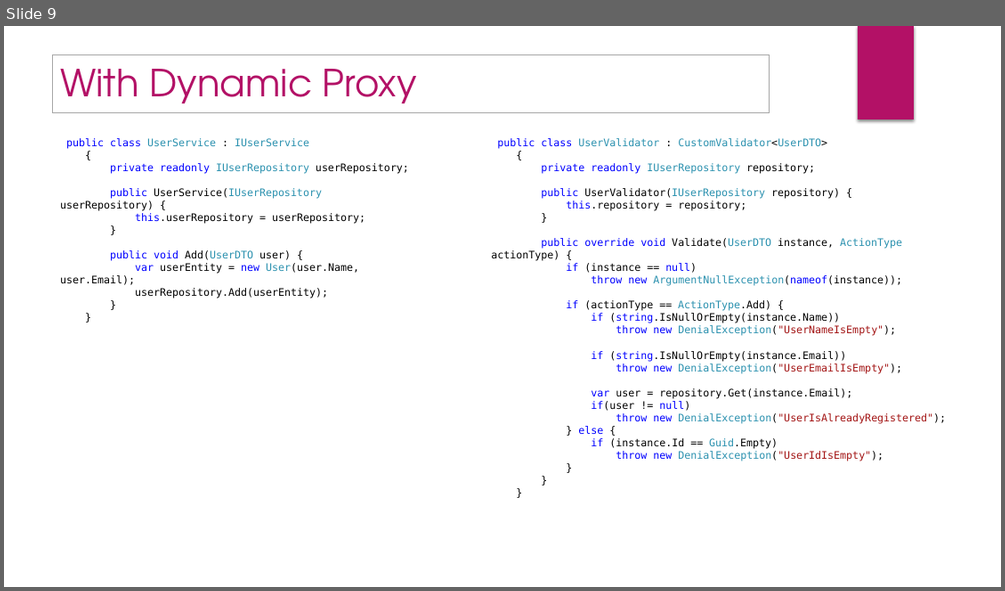
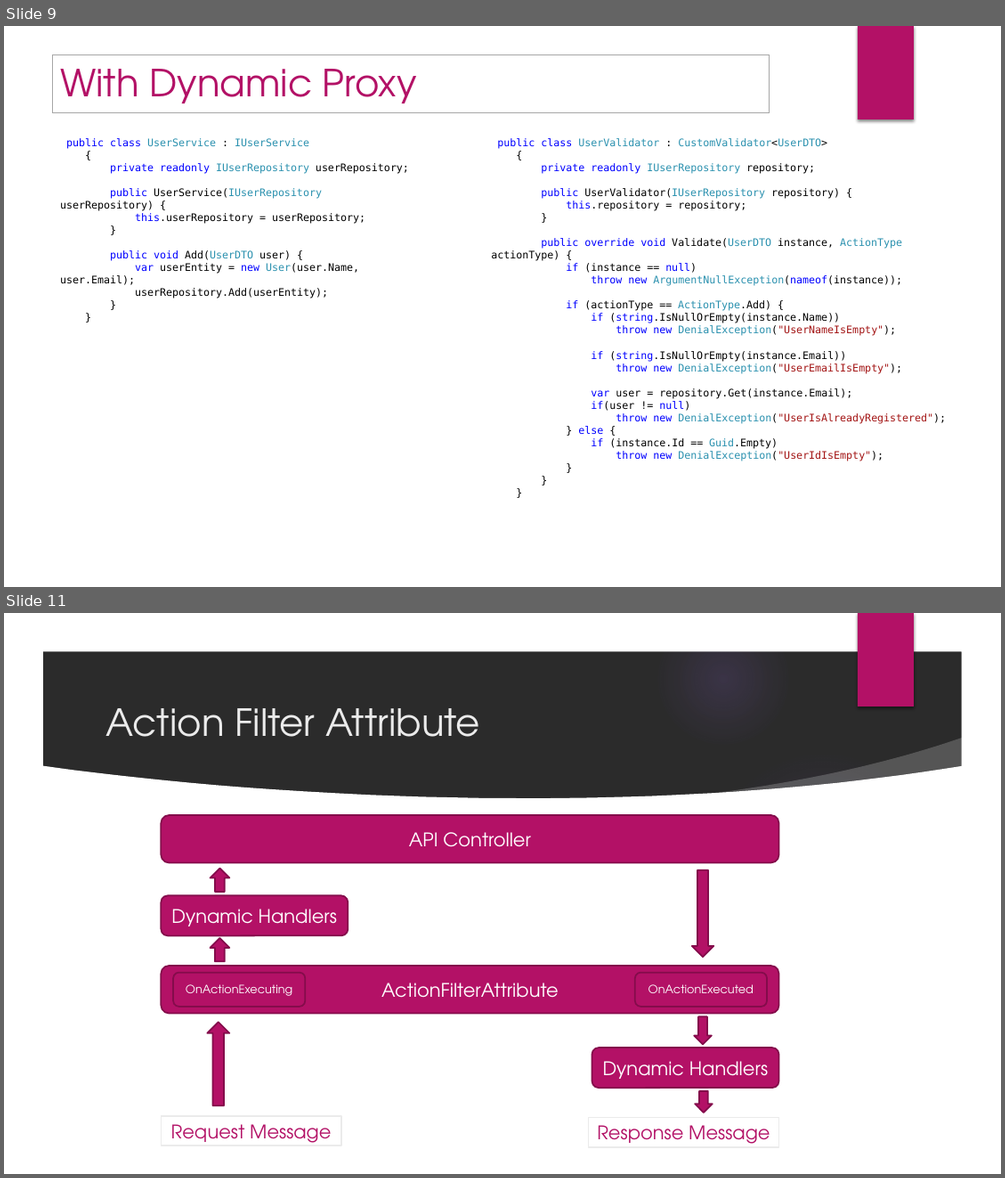
Before and after one commit to tugrulelmas/AopSample, a slide deck: Aop.pptx. Shown one above the other, each under a label of ours: slide 9 before the commit, slides 9 and 11 after it; the slides between them are not shown. The pictures are 1005x591 and 1005x1178 pixels, drawn with LibreOffice and Linux fonts; fonts in the diff are those of the drawing; background and template pictures are left out; a plain dark background stands for a picture behind light text. Boxes give left, top, right and bottom in pixels: in the first picture for what was removed or moved away, otherwise in the second. Text is boxed around its words. In the diff, an @@ line names an element or a change of style, - is before the commit and + after.

Commit message:
updated slide

```diff
--- a/Aop.pptx
+++ b/Aop.pptx
@@ slide 11 added at box(4, 613, 1001, 1174), background picture (left out); not listed: 1 template element that a slide beside it also shows @@
@@ group added at box(4, 613, 1001, 1174): 5 ellipses, 3 freeform shapes @@
@@ title added at box(105, 708, 480, 737), 36 pt, text #EBEBEB @@
+Action Filter Attribute
@@ rounded rectangle added at box(161, 815, 778, 863), fill #B31166, outline #840D4B 1.5 pt, 18 pt, text #FFFFFF @@
+API Controller
@@ up arrow added at box(210, 868, 230, 892), fill #B31166, outline #840D4B 1.5 pt @@
@@ down arrow added at box(692, 870, 713, 957), fill #B31166, outline #840D4B 1.5 pt @@
@@ rounded rectangle added at box(161, 896, 348, 936), fill #B31166, outline #840D4B 1.5 pt, 18 pt, text #FFFFFF @@
+Dynamic Handlers
@@ up arrow added at box(210, 938, 230, 962), fill #B31166, outline #840D4B 1.5 pt @@
@@ rounded rectangle added at box(161, 966, 778, 1013), fill #B31166, outline #840D4B 1.5 pt, 18 pt, text #FFFFFF @@
+ActionFilterAttribute
@@ rounded rectangle added at box(173, 973, 305, 1007), fill #B31166, outline #840D4B 1.5 pt, 11 pt, text #FFFFFF @@
+OnActionExecuting
@@ rounded rectangle added at box(635, 973, 767, 1007), fill #B31166, outline #840D4B 1.5 pt, 11 pt, text #FFFFFF @@
+OnActionExecuted
@@ up arrow added at box(208, 1022, 230, 1106), fill #B31166, outline #840D4B 1.5 pt @@
@@ down arrow added at box(695, 1017, 712, 1045), fill #B31166, outline #840D4B 1.5 pt @@
@@ rounded rectangle added at box(591, 1047, 778, 1088), fill #B31166, outline #840D4B 1.5 pt, 18 pt, text #FFFFFF @@
+Dynamic Handlers
@@ down arrow added at box(695, 1091, 712, 1112), fill #B31166, outline #840D4B 1.5 pt @@
@@ rectangle added at box(161, 1116, 341, 1146), fill #FFFFFF, outline #EBEBEB 1.5 pt, 18 pt, text #B31166 @@
+Request Message
@@ rectangle added at box(589, 1118, 779, 1148), fill #FFFFFF, outline #EBEBEB 1.5 pt, 18 pt, text #B31166 @@
+Response Message
```
Also in this commit, not shown: 1 other slide added.
